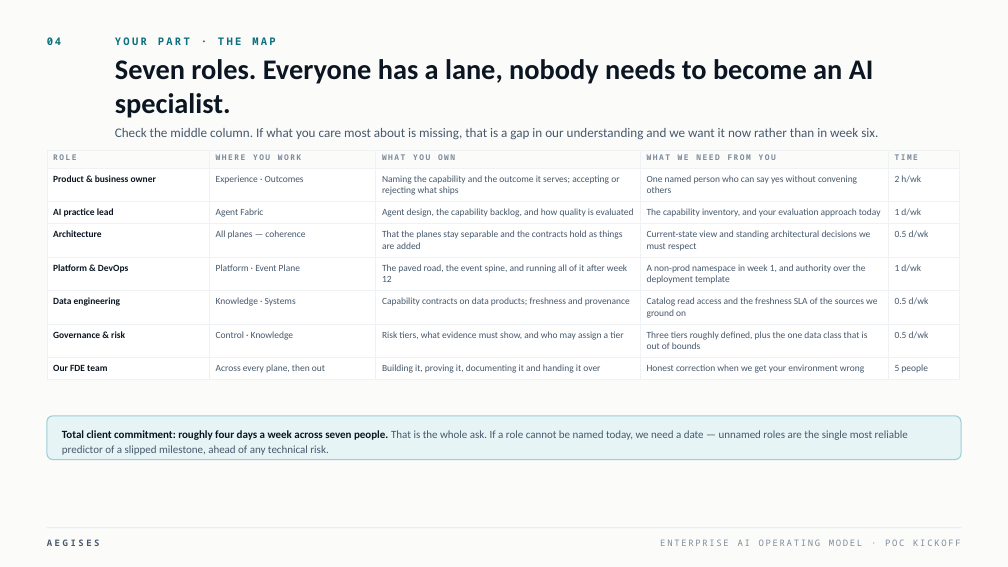
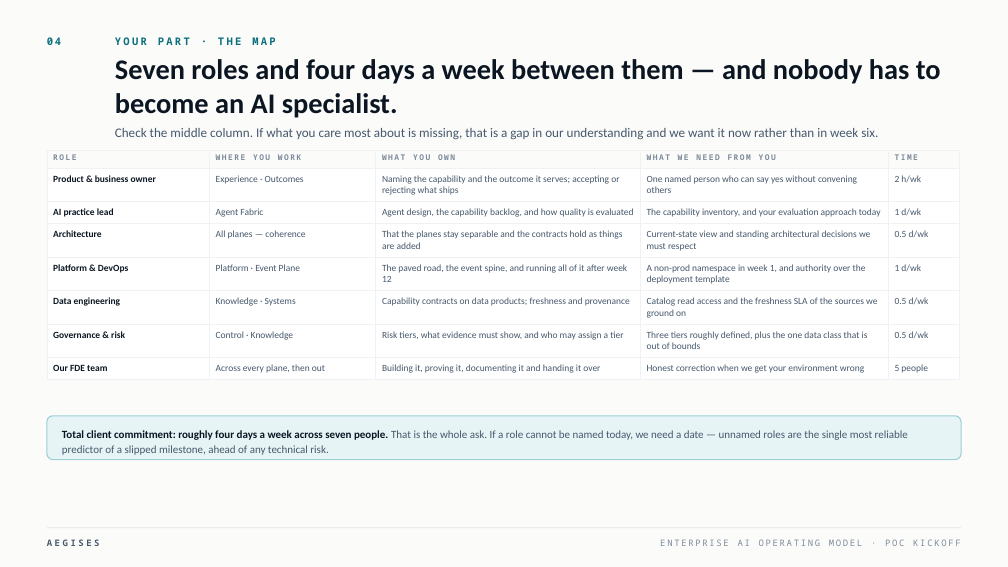
Before and after one commit to Smithright/aegises.org, a slide deck: slide 14 of kickoff/AEGISES_POC_Kickoff.pptx. Drawn at 1008x567 pixels with LibreOffice and Linux fonts; fonts in the diff are those of the drawing. Boxes give left, top, right and bottom in pixels: in the first picture for what was removed or moved away, otherwise in the second. Text is boxed around its words. In the diff, an @@ line names an element or a change of style, - is before the commit and + after.

```diff
--- a/kickoff/AEGISES_POC_Kickoff.pptx
+++ b/kickoff/AEGISES_POC_Kickoff.pptx
@@ text at box(115, 59, 941, 118): text changed @@
-Seven roles. Everyone has a lane, nobody needs to become an AI specialist.
+Seven roles and four days a week between them — and nobody has to become an AI specialist.
```
Also in this commit, not shown: 12 other slides changed, 7 slides added, 6 slides removed, 2 other files.
